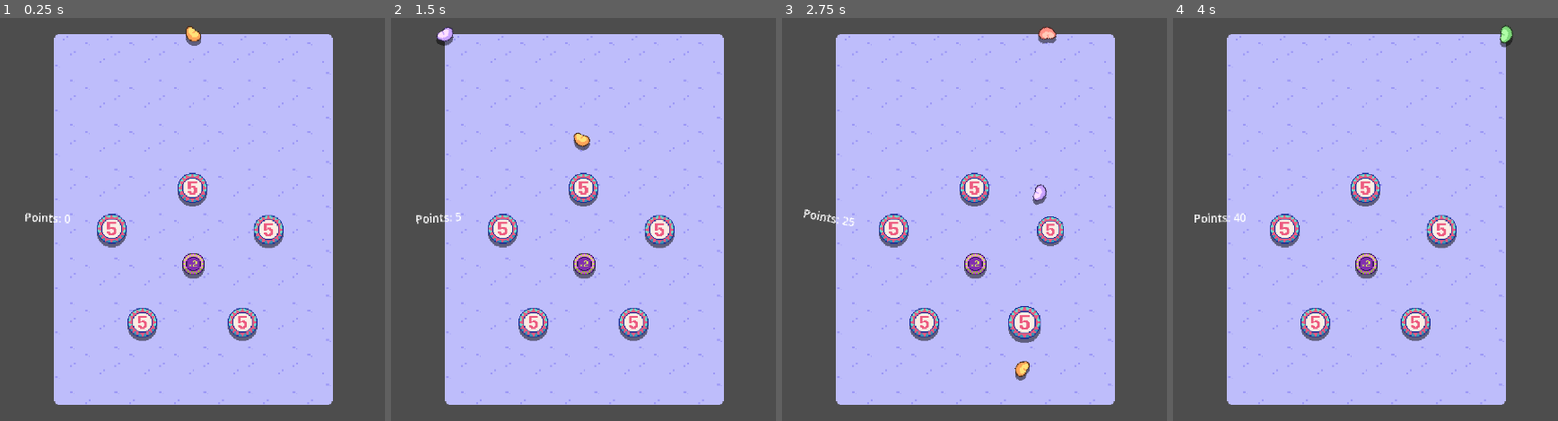
Above: before the commit, frames 1-4 (left to right).
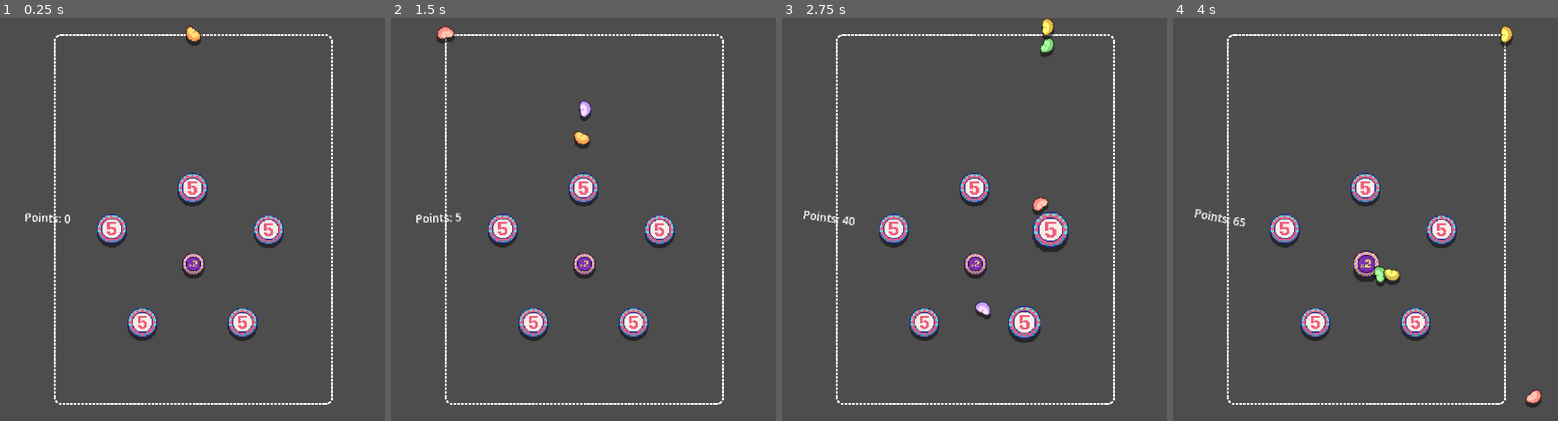
Above: after the commit, the same moments.

Repository: dairycultist/bean-game
Game: Godot game, scene res://scene.tscn
Two runs of this game, one before a commit and one after it. Both use one fixed random seed, a clock stepped at 60 frames per second and the inputs below.
Inputs (mouse positions are in pixels of both pictures, inside the frame that each line leads up to):
- Up to frame 1 (0.25 s): no input
- Up to frame 2 (1.5 s): press the mouse at (583, 219) at 0.53 s; move the mouse to (441, 239) at 1.27 s; release the mouse at (441, 239) at 1.28 s; click (441, 239) at 1.35 s
- Up to frame 3 (2.75 s): move the mouse to (1047, 130) at 2.02 s; press the mouse at (1047, 130) at 2.03 s
- Up to frame 4 (4 s): move the mouse to (1330, 300) at 2.77 s; release the mouse at (1330, 300) at 2.78 s; click (1330, 300) at 2.85 s; move the mouse to (outside the picture) at 3.52 s; press the mouse at (outside the picture) at 3.53 s

The runs differ from the first frame. In frame 1, 64% of the frame differs, in the area x 13-87%, y 4-96%; in frame 2, 64%; in frame 3, 65%; in frame 4, 65%, in the area x 5-96%, y 1-97%.

Commit message:
Refactor; Add automatic droppining with cooldown

Diff:
--- /dev/null
+++ b/background.gdshader
@@ -0,0 +1,14 @@
+shader_type canvas_item;
+
+uniform sampler3D noise;
+uniform float scale = 3.0;
+uniform float speed = 0.01;
+
+void vertex() {
+	// Called for every vertex the material is visible on.
+}
+
+void fragment() {
+
+	COLOR = texture(noise, mod(vec3(UV * scale + TIME * speed, TIME * speed * 3.0), 1.0));
+}
--- a/bean_dropper.gd
+++ b/bean_dropper.gd
@@ -3,20 +3,24 @@
 @export var bean: PackedScene
 @export var camera: Camera2D
 
-var the_bean: Bean
+var _the_bean: Bean
 
-var collider: CollisionShape2D
+var bound: float
+
+var _dropping: bool
+var _time_to_drop: float = 0.0
+@export var drop_cooldown: float = 0.5
 
 func _ready() -> void:
 
-	the_bean = bean.instantiate()
-	add_child(the_bean)
-	the_bean.global_position.y = get_parent().global_position.y
-	the_bean.collision_layer = 0
-	the_bean.freeze = true
+	_the_bean = bean.instantiate()
+	add_child(_the_bean)
+	_the_bean.global_position.y = get_parent().global_position.y
+	_the_bean.collision_layer = 0
+	_the_bean.freeze = true
 
 	# initialize collision
-	collider = CollisionShape2D.new()
+	var collider := CollisionShape2D.new()
 
 	add_child(collider)
 
@@ -26,31 +30,44 @@
 	collider.position.x = collider.shape.size.x / 2
 	collider.position.y = collider.shape.size.y / 2
 
+	bound = collider.shape.size.x / 2
+
 func _process(delta: float) -> void:
 
-	var bound = collider.shape.size.x / 2
-	the_bean.global_position.x = clamp((camera.get_local_mouse_position() + camera.position).x, -bound, bound)
+	_the_bean.global_position.x = clamp((camera.get_local_mouse_position() + camera.position).x, -bound, bound)
 
-	the_bean.global_position.y = lerp(the_bean.global_position.y, get_parent().global_position.y, 10.0 * delta)
+	_the_bean.global_position.y = lerp(_the_bean.global_position.y, get_parent().global_position.y, 10.0 * delta)
 
-	the_bean.scale.x = 1.0 + sin(Time.get_ticks_msec() * 0.01) * 0.05
-	the_bean.scale.y = the_bean.scale.x
+	_the_bean.scale.x = 1.0 + sin(Time.get_ticks_msec() * 0.01) * 0.05
+	_the_bean.scale.y = _the_bean.scale.x
+
+	_time_to_drop -= delta
+
+	if _dropping and _time_to_drop < 0.0:
+
+		_time_to_drop = drop_cooldown
+
+		# drop the_bean
+		_the_bean.collision_layer = 1
+		_the_bean.freeze = false
+		_the_bean.scale = Vector2.ONE
+
+		BeanSignals.on_bean_dropped.emit(_the_bean)
+
+		# make a new the_bean
+		_the_bean = bean.instantiate()
+		add_child(_the_bean)
+		_the_bean.global_position.y = get_parent().global_position.y - 50.0
+		_the_bean.global_rotation = randf() * PI * 2
+		_the_bean.collision_layer = 0
+		_the_bean.freeze = true
 
 func _input_event(_viewport: Viewport, event: InputEvent, _shape_idx: int):
 
 	if event.is_action_pressed("click"):
+		_dropping = true
 
-		# drop the_bean
-		the_bean.collision_layer = 1
-		the_bean.freeze = false
-		the_bean.scale = Vector2.ONE
+func _input(event: InputEvent) -> void:
 
-		BeanSignals.on_bean_dropped.emit(the_bean)
-
-		# make a new the_bean
-		the_bean = bean.instantiate()
-		add_child(the_bean)
-		the_bean.global_position.y = get_parent().global_position.y - 50.0
-		the_bean.global_rotation = randf() * PI * 2
-		the_bean.collision_layer = 0
-		the_bean.freeze = true
+	if event.is_action_released("click"):
+		_dropping = false
--- a/boons/abstract_boon.gd
+++ b/boons/abstract_boon.gd
@@ -9,6 +9,20 @@
 
 # currently a merging game but I think peggle would be more stimming
 # number go up AND clink clink clink sounds AND many rigidbodies
+
+
+
+
+# arcade game where u have 3 minutes to launch as many beans as possible, buy
+# upgrades, and fatten the wife (simpler than full runs like balatro)
+
+# the beans feed the wife and become the currency you buy stuff with, but when
+# they're falling and hitting pegs they gain you points which contribute to your
+# final score
+
+# pegs break after a few hits, and once you clear all the pegs new ones show up
+# TODO add sprites for pegs in various states of breaking
+
 
 # TODO add boon animation for idling and triggering
 
@@ -51,6 +65,7 @@
 # If two beans match, and two other beans match within one second, add 30 points.
 # Beans are bouncy.
 # When the round starts, convert a random peg to a duplicate peg.
+# Decrease drop cooldown by 0.1s.
 
 # boons connect to signals and use the parameters to determine if they should go off
 # boons are children of the score node (this global class connects them to bean events)
--- a/scene.tscn
+++ b/scene.tscn
@@ -1,6 +1,7 @@
-[gd_scene load_steps=10 format=3 uid="uid://5ilcdthf5fh5"]
+[gd_scene load_steps=15 format=3 uid="uid://5ilcdthf5fh5"]
 
 [ext_resource type="Script" uid="uid://dppwgga1gh2wa" path="res://camera.gd" id="1_xlvrw"]
+[ext_resource type="Shader" uid="uid://bsex5qduyysek" path="res://background.gdshader" id="2_73fnb"]
 [ext_resource type="Script" uid="uid://bce4vbqpm3soy" path="res://bean_dropper.gd" id="2_nxogm"]
 [ext_resource type="PackedScene" uid="uid://cn757hnlqkpnk" path="res://bean.tscn" id="3_3253y"]
 [ext_resource type="PackedScene" uid="uid://bt8kaq1qrknu4" path="res://pegs/peg_duplicator.tscn" id="3_ni31j"]
@@ -9,10 +10,53 @@
 [ext_resource type="Texture2D" uid="uid://8esxwq4mp1eo" path="res://bg.png" id="5_y2354"]
 [ext_resource type="Script" uid="uid://dppaxmnswb3f2" path="res://stat_manager.gd" id="6_y2354"]
 
+[sub_resource type="Gradient" id="Gradient_73fnb"]
+offsets = PackedFloat32Array(0, 0.24152543, 0.4915254, 0.7457627, 1)
+colors = PackedColorArray(1, 0.22909838, 0.5643316, 1, 0, 0, 0, 1, 2.3102762e-06, 0.6438441, 0.91623515, 1, 0, 0, 0, 1, 1, 0.22745098, 0.5647059, 1)
+
+[sub_resource type="FastNoiseLite" id="FastNoiseLite_73fnb"]
+noise_type = 3
+seed = 544
+frequency = 0.0575
+fractal_type = 3
+fractal_octaves = 2
+fractal_lacunarity = 1.0
+fractal_gain = 1.48
+fractal_weighted_strength = 0.58
+metadata/_preview_in_3d_space_ = true
+
+[sub_resource type="NoiseTexture3D" id="NoiseTexture3D_5juve"]
+depth = 16
+noise = SubResource("FastNoiseLite_73fnb")
+color_ramp = SubResource("Gradient_73fnb")
+seamless = true
+seamless_blend_skirt = 0.233
+
+[sub_resource type="ShaderMaterial" id="ShaderMaterial_5juve"]
+shader = ExtResource("2_73fnb")
+shader_parameter/noise = SubResource("NoiseTexture3D_5juve")
+shader_parameter/scale = 3.0
+shader_parameter/speed = 0.14
+
 [sub_resource type="LabelSettings" id="LabelSettings_m7jmp"]
 font_size = 12
 
 [node name="Scene" type="Node2D"]
+
+[node name="Background" type="ColorRect" parent="."]
+visible = false
+z_index = -90
+material = SubResource("ShaderMaterial_5juve")
+anchors_preset = 15
+anchor_right = 1.0
+anchor_bottom = 1.0
+offset_left = -250.0
+offset_top = -250.0
+offset_right = 250.0
+offset_bottom = 250.0
+grow_horizontal = 2
+grow_vertical = 2
+mouse_filter = 2
 
 [node name="Camera" type="Camera2D" parent="."]
 zoom = Vector2(1.5, 1.5)
@@ -25,7 +69,7 @@
 offset_right = 150.0
 offset_bottom = 200.0
 texture = ExtResource("5_y2354")
-region_rect = Rect2(0, 0, 64, 64)
+region_rect = Rect2(0, 0, 24, 24)
 patch_margin_left = 8
 patch_margin_top = 8
 patch_margin_right = 8
Not shown, added: background.gdshader.uid
Binary file changed: bg.png
